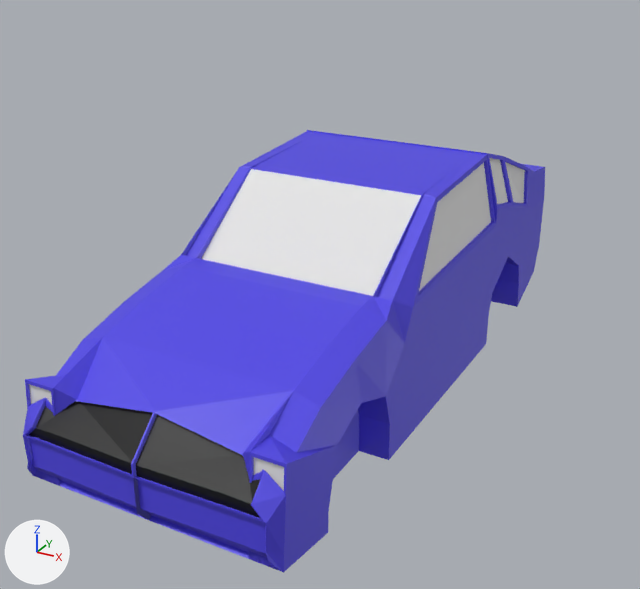
Before and after pictures for a commit that changed the Blender file Modelos 3D/Corolla.blend.
Camera for both pictures: a 50 mm lens placed at (2.51, -4.8, 2.67), pointed at (-0.47, 0.62, -0.04). The axes (+X, +Y, +Z) are drawn at lower left. The lights are the same throughout.
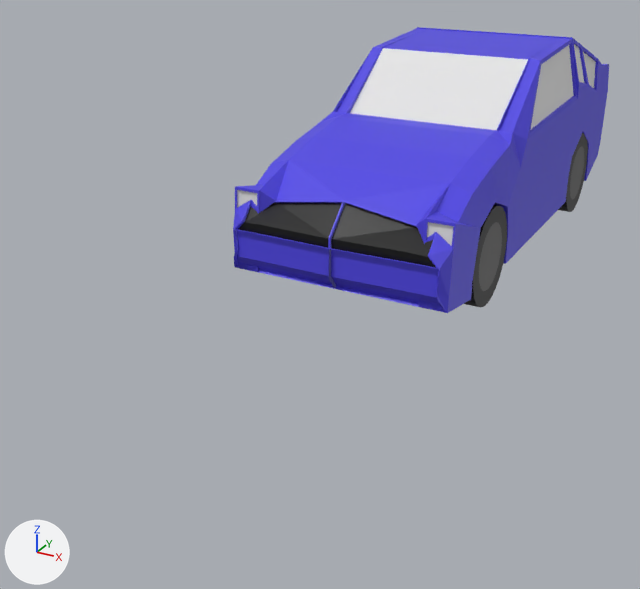
Boxes [x1, y1, x2, y2] around the edits, measured in the pictures (640 x 589 px):
```json
{"object": "Cube", "change": "moved", "before": [23, 130, 545, 572], "after": [233, 27, 609, 313]}
{"object": "Círculo.002", "change": "added", "after": [464, 205, 507, 307], "faces in mat_material_006 (black #000000)": [464, 205, 507, 307], "faces in mat_material_009 (dark grey #666666)": [479, 222, 502, 291]}
{"object": "Círculo.001", "change": "added", "after": [558, 133, 588, 212], "faces in mat_material_001 (black #000000)": [558, 133, 588, 212], "faces in mat_material_002 (dark grey #666666)": [570, 146, 584, 199]}
```

Edits to the scene script, one JSON object a line:
```json
{"op": "add", "block": "mat_material_001", "code": ["mat_material_001 = principled_material('Material.001')", "mat_material_001.base_color = (0.0, 0.0, 0.0)  # black #000000"]}
{"op": "add", "block": "mat_material_002", "code": ["mat_material_002 = principled_material('Material.002')", "mat_material_002.base_color = (0.134, 0.134, 0.134)  # dark grey #666666", "mat_material_002.metallic = 1.0"]}
{"op": "add", "block": "mat_material_009", "code": ["mat_material_009 = principled_material('Material.009')", "mat_material_009.base_color = (0.134, 0.134, 0.134)  # dark grey #666666", "mat_material_009.metallic = 1.0"]}
{"op": "add", "block": "mat_material_006", "code": ["mat_material_006 = principled_material('Material.006')", "mat_material_006.base_color = (0.0, 0.0, 0.0)  # black #000000"]}
{"op": "add", "block": "me_círculo_001", "code": ["me_círculo_001 = bpy.data.meshes.new('Círculo.001')", "me_círculo_001.from_pydata(...)  # 128 vertices, 67 faces; spans x -1.56..1.56, y -1.56..1.56, z 0.0..1.04", "# faces by material slot: [66, 1]", "me_círculo_001.materials.append(mat_material_001)  # black #000000", "me_círculo_001.materials.append(mat_material_002)  # dark grey #666666"]}
{"op": "add", "block": "me_círculo_002", "code": ["me_círculo_002 = bpy.data.meshes.new('Círculo.002')", "me_círculo_002.from_pydata(...)  # 128 vertices, 67 faces; spans x -1.56..1.56, y -1.56..1.56, z 0.0..1.04", "# faces by material slot: [66, 1]", "me_círculo_002.materials.append(mat_material_006)  # black #000000", "me_círculo_002.materials.append(mat_material_009)  # dark grey #666666"]}
{"op": "set", "path": "ob_cube.location", "old": "(-0.071, 0.066, 0.129)", "new": "(-0.071, 2.114, 0.661)"}
{"op": "add", "block": "ob_círculo_001", "code": ["ob_círculo_001 = bpy.data.objects.new('Círculo.001', me_círculo_001)", "ob_círculo_001.location = (0.557, 3.392, 0.382)", "ob_círculo_001.rotation_euler = (1.571, 0.0, 1.571)  # degrees (90, 0, 90)", "ob_círculo_001.scale = (0.23, 0.235, 0.174)", "_m = ob_círculo_001.modifiers.new('Simetrizar', 'MIRROR')", "_m.mirror_object = ob_cube"]}
{"op": "add", "block": "ob_círculo_002", "code": ["ob_círculo_002 = bpy.data.objects.new('Círculo.002', me_círculo_002)", "ob_círculo_002.location = (0.557, 0.936, 0.382)", "ob_círculo_002.rotation_euler = (1.571, 0.0, 1.571)  # degrees (90, 0, 90)", "ob_círculo_002.scale = (0.23, 0.235, 0.174)", "_m = ob_círculo_002.modifiers.new('Simetrizar', 'MIRROR')", "_m.mirror_object = ob_cube"]}
```
